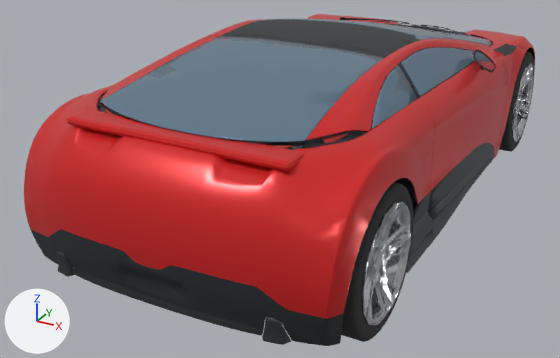
What one commit did to the glTF model godot/assets/cars/vortex_gt.glb.
The view is the same before and after, from a camera (50 mm lens) standing at (2.04, -4.62, 2.23) and looking at (-0.28, -0.4, 0.12). Every picture has the same lights, and +X, +Y and +Z are marked at lower left. The first picture is the older version. Vertices at exactly the same position are counted once.

Objects in the first picture: 'body', 'wheel_fr', 'wheel_rr'.
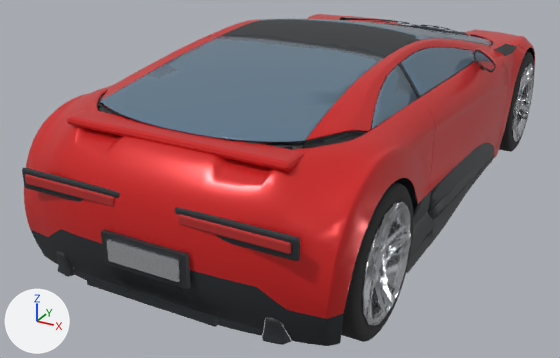
What differs and where, as boxes [x1, y1, x2, y2] in the pictures (560 x 358 px):
'body', reshaped: before [24, 14, 535, 346]; after [22, 14, 535, 346]
part 1 of me_bodydoorlcolor1, added: after [101, 229, 191, 289]
part 2 of me_bodydoorlcolor1, added: after [87, 276, 218, 327]
part 3 of me_bodydoorlcolor1, added: after [107, 239, 180, 282]
part 4 of me_bodydoorlcolor1, added: after [22, 168, 120, 201]
part 5 of me_bodydoorlcolor1, added: after [175, 207, 300, 261]
part 6 of me_bodydoorlcolor1, added (red): after [25, 174, 115, 207]
part 7 of me_bodydoorlcolor1, added (red): after [178, 214, 291, 254]
part 8 of me_bodydoorlcolor1, recoloured: [105, 109, 348, 149] in both

The change, as a diff of the scene's bpy script:
```diff
--- a/godot/assets/cars/vortex_gt.glb.py
+++ b/godot/assets/cars/vortex_gt.glb.py
@@ me_bodydoorlcolor1 @@
 # used by ob_body; location = (0.0, 0.0, 0.0)
-me_bodydoorlcolor1.from_pydata(...)  # 22306 vertices, 30201 faces; spans x -0.98..0.98, y -2.18..2.18, z 0.09..1.15
+me_bodydoorlcolor1.from_pydata(...)  # 22530 vertices, 30621 faces; spans x -0.98..0.98, y -2.21..2.18, z 0.09..1.15
+# me_bodydoorlcolor1 part 1: a new loose piece, a box spanning x -0.24..0.24, y -2.203..-2.178, z 0.385..0.555, in mat_trim (dark grey #2c3035)
+# me_bodydoorlcolor1 part 2: a new loose piece, a box spanning x -0.375..0.375, y -2.193..-2.168, z 0.222..0.257, in mat_trim (dark grey #2c3035)
+# me_bodydoorlcolor1 part 3: a new loose piece, a box spanning x -0.2..0.2, y -2.214..-2.202, z 0.415..0.525, in mat_rim (light grey #d3d6da)
+# me_bodydoorlcolor1 part 4: a new loose piece of 56 vertices spanning x -0.77..-0.15, y -2.15..-2.13, z 0.64..0.75, in mat_trim (dark grey #2c3035)
+# me_bodydoorlcolor1 part 5: a new loose piece of 56 vertices spanning x 0.15..0.77, y -2.15..-2.13, z 0.64..0.75, in mat_trim (dark grey #2c3035)
+# me_bodydoorlcolor1 part 6: a new loose piece of 44 vertices spanning x -0.74..-0.18, y -2.16..-2.15, z 0.67..0.73, in mat_light_rear (red #bc3030)
+# me_bodydoorlcolor1 part 7: a new loose piece of 44 vertices spanning x 0.18..0.74, y -2.16..-2.15, z 0.67..0.73, in mat_light_rear (red #bc3030)
+# me_bodydoorlcolor1 part 8: 376 faces spanning x -0.7..0.7, y -1.86..-1.53, z 0.94..0.99 switch from mat_light_rear (red #bc3030) to mat_trim (dark grey #2c3035)
+# other edits to the shape of me_bodydoorlcolor1 do not show in these pictures
 me_bodydoorlcolor1.materials.append(mat_paint)
```
